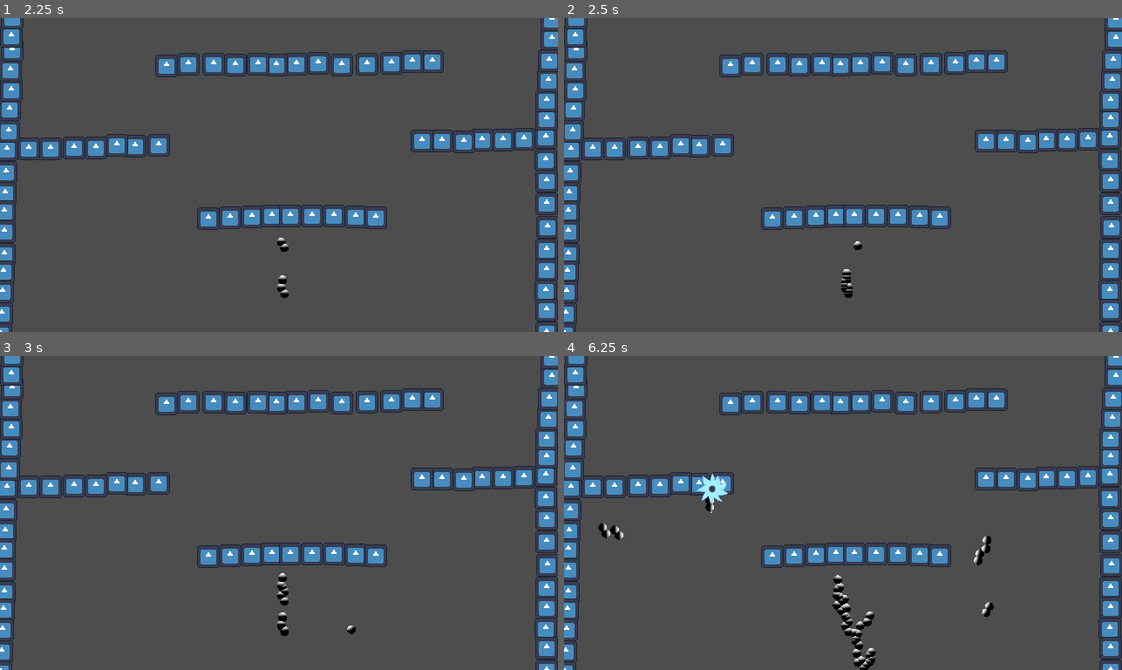
Above: before the commit, frames 1-4 (two rows, left to right).
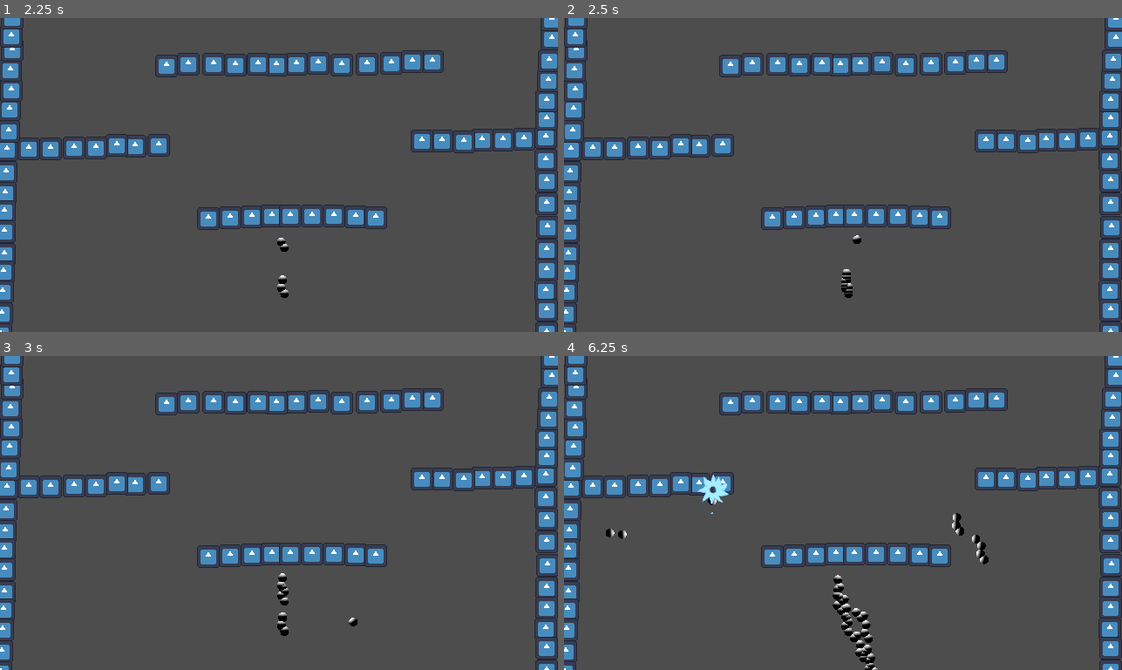
Above: after the commit, the same moments.

Repository: Raattis/ggj25
Game: Godot game, scene res://riku/maailma.tscn
Same seed, same stepped clock (60 frames per second), same inputs: the game is played once before the commit and once after it. The engine's default icon, where the game draws it, is replaced by a stand-in: a white triangle on a blue panel in a dark square.
Inputs (mouse positions are in pixels of both pictures, inside the frame that each line leads up to):
- Up to frame 1 (2.25 s): tap Enter at 0.5 s; move the mouse to (401, 159) at 0.52 s; hold Space (launch) 0.53-1.28 s; click (401, 159) at 0.8 s; move the mouse to (167, 190) at 1.27 s; click (167, 190) at 1.35 s; tap Middle mouse button (move_camera, bound only after the comm… at 1.55 s; move the mouse to (334, 105) at 2.02 s; hold Middle mouse button (move_camera, bound only after the comm… from 2.03 s (still down); click (334, 105) at 2.17 s
- Up to frame 2 (2.5 s): keep holding Middle mouse button (move_camera, bound only after the comm…; tap Space (launch) at 2.3 s
- Up to frame 3 (3 s): move the mouse to (251, 575) at 2.77 s; release Middle mouse button (move_camera, bound only after the comm… at 2.78 s; tap Space (launch) at 2.85 s
- Up to frame 4 (6.25 s): click (815, 575) at 3.05 s; move the mouse to (1010, 560) at 3.52 s; press the mouse at (1010, 560) at 3.53 s; tap Middle mouse button (move_camera, bound only after the comm… at 3.8, 4.35, 6.05 s; move the mouse to (675, 465) at 4.27 s; release the mouse at (675, 465) at 4.28 s; click (675, 465) at 4.42 s; tap Space (launch) at 4.55 s; move the mouse to (870, 513) at 5.02 s; hold Space (launch) 5.03-5.78 s; click (870, 513) at 5.3 s; move the mouse to (759, 434) at 5.77 s; click (759, 434) at 5.85 s

Frame 1 is identical in both runs. In frame 2, less than 0.1% of the frame differs, in the area x 51-54%, y 69-74%; in frame 3, less than 0.1%; in frame 4, 1.1%, in the area x 6-78%, y 37-100%.

Commit message:
Editori muuttujat

Diff:
--- a/godot-project/project.godot
+++ b/godot-project/project.godot
@@ -46,6 +46,11 @@
 , Object(InputEventMouseButton,"resource_local_to_scene":false,"resource_name":"","device":-1,"window_id":0,"alt_presse …(244 unchanged characters)…
 ]
 }
+move_camera={
+"deadzone": 0.2,
+"events": [Object(InputEventMouseButton,"resource_local_to_scene":false,"resource_name":"","device":-1,"window_id":0,"alt_pressed":false,"shift_pressed":false,"ctrl_pressed":false,"meta_pressed":false,"button_mask":0,"position":Vector2(0, 0),"global_position":Vector2(0, 0),"factor":1.0,"button_index":3,"canceled":false,"pressed":false,"double_click":false,"script":null)
+]
+}
 
 [physics]
 
--- a/godot-project/riku/cluster.gd
+++ b/godot-project/riku/cluster.gd
@@ -1,6 +1,8 @@
 class_name Cluster
 extends RigidBody2D
 
+var impulse_magnitude := 300.0
+var max_angular_velocity := 30.0
 var impulse_cooldown := 0.0
 const POKS = preload("res://vesa/poks.tscn")
 func _process(delta: float):
@@ -15,6 +17,7 @@
 
 
 func _integrate_forces(state: PhysicsDirectBodyState2D):
+	angular_velocity = clamp(angular_velocity, -1000, 1000)
 	if impulse_cooldown < 0.0 and state.get_contact_count() > 0:
 		var contact_point := state.get_contact_collider_position(0)
 		var collider := state.get_contact_collider_object(0)
@@ -33,7 +36,8 @@
 				closest_pos = child.global_position
 		closest.queue_free() # TODO: Pop effect
 		pop(closest_pos)
-		apply_impulse((pos - closest_pos).normalized() * -300.0, pos)
+		apply_impulse((pos - closest_pos).normalized() * -impulse_magnitude, pos)
+		angular_velocity = clampf(angular_velocity, -max_angular_velocity, max_angular_velocity)
 		impulse_cooldown = 0.1
 
 func destroy():
--- a/godot-project/riku/kursori.gd
+++ b/godot-project/riku/kursori.gd
@@ -5,13 +5,15 @@
 const KUPLA_GFX := preload("res://riku/kupla_gfx.tscn")
 const KUPLA_COLL := preload("res://riku/kupla_coll.tscn")
 
-var gravity_scale := -1.0
-var linear_damping := 1.0
-var angular_damping := 0.9
+@export var gravity_scale := -1.0
+@export var linear_damping := 1.0
+@export var angular_damping := 0.9
+@export var impulse_magnitude := 300.0
+@export var max_angular_velocity := 30.0
 
-var target_position := Vector2(0,0)
-var was_pressd := false
-var launch_cooldown := 0.5
+var target_position :Vector2= Vector2(0,0)
+var was_pressd :bool= false
+var launch_cooldown :float= 0.5
 
 func _ready():
 	var rect := get_viewport().get_visible_rect()
@@ -40,6 +42,9 @@
 	if launch_cooldown < 0:
 		launch()
 
+	if Input.is_action_pressed("move_camera"):
+		Input.get_last_mouse_velocity()
+
 	if Input.is_mouse_button_pressed(MOUSE_BUTTON_RIGHT):
 		Engine.physics_ticks_per_second = 120
 		Engine.time_scale = 2
@@ -57,6 +62,8 @@
 	new.gravity_scale = gravity_scale
 	new.linear_damp = linear_damping
 	new.angular_damp = angular_damping
+	new.impulse_magnitude = impulse_magnitude
+	new.max_angular_velocity = max_angular_velocity
 
 func _input(event: InputEvent):
 	if event.is_action_pressed("launch"):
